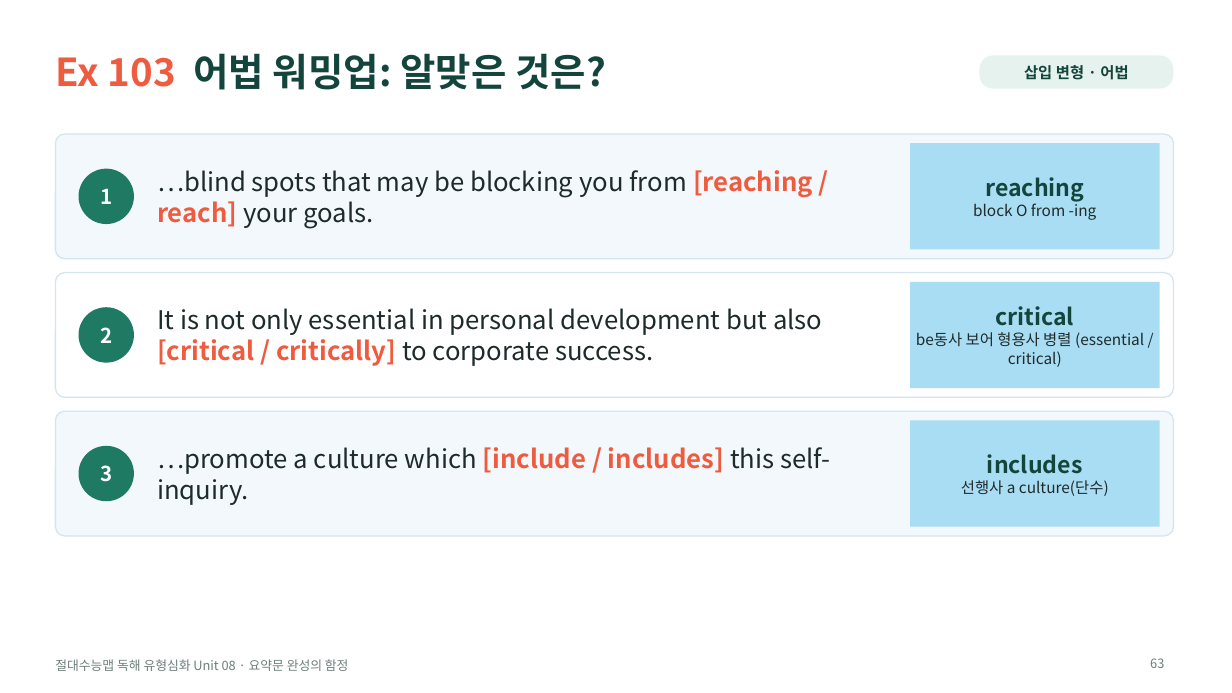
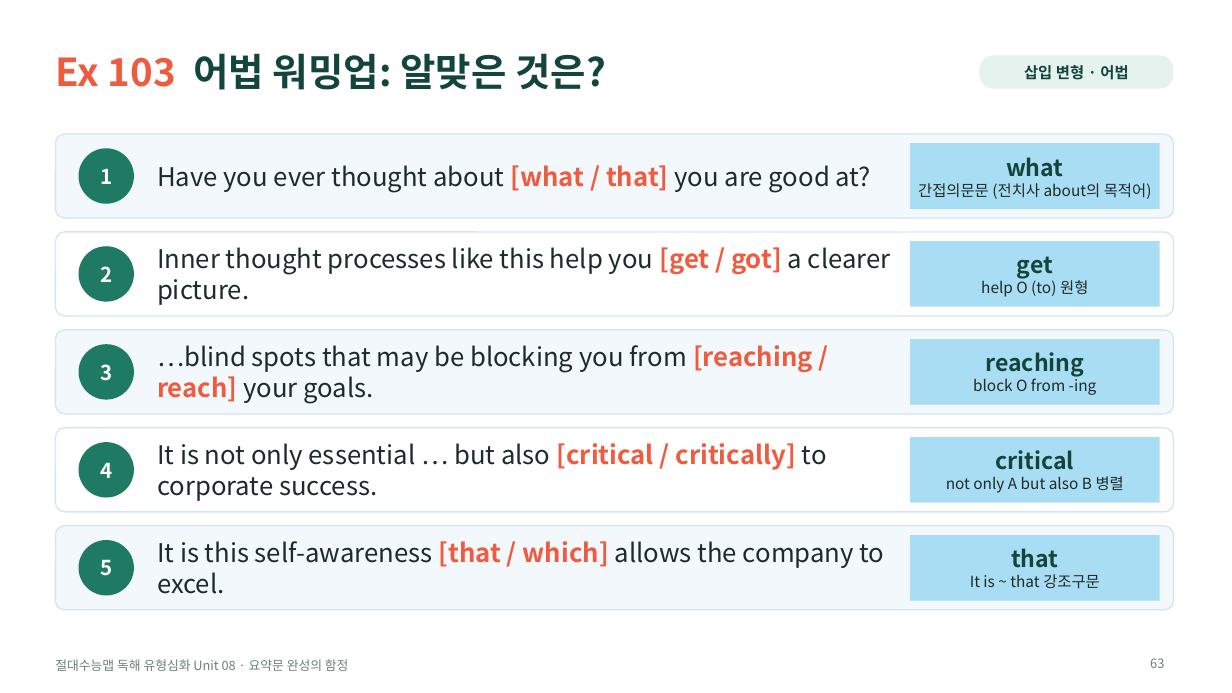
Before and after one commit to HUFSDavid/HUFSDavid, a slide deck: slide 63 of 절대수능맵_독해유형심화_Unit08_수업PPT.pptx. Drawn at 1232x693 pixels with LibreOffice and Linux fonts; fonts in the diff are those of the drawing. Boxes give left, top, right and bottom in pixels: in the first picture for what was removed or moved away, otherwise in the second. Text is boxed around its words. In the diff, an @@ line names an element or a change of style, - is before the commit and + after.

```diff
--- a/절대수능맵_독해유형심화_Unit08_수업PPT.pptx
+++ b/절대수능맵_독해유형심화_Unit08_수업PPT.pptx
@@ rounded rectangle: place and size @@
-rounded rectangle at (55,134,1174,259)
+rounded rectangle at (55,134,1174,218)
@@ ellipse "1": place and size @@
-ellipse "1" at (79,168,134,224)
+ellipse "1" at (79,148,134,203)
@@ rectangle added at (910,143,1160,209), fill #A9DDF3, 12 pt, text #1E2B2A @@
+what
+간접의문문 (전치사 about의 목적어)
@@ text at (157,165,871,192): text changed @@
-…blind spots that may be blocking you from [reaching / reach] your goals.
+Have you ever thought about [what / that] you are good at?
@@ rounded rectangle: place and size @@
-rounded rectangle at (55,273,1174,397)
+rounded rectangle at (55,232,1174,316)
@@ ellipse "2": place and size @@
-ellipse "2" at (79,308,134,363)
+ellipse "2" at (79,247,134,302)
@@ text added at (157,247,891,305), 20 pt, text #1E2B2A @@
+Inner thought processes like this help you [get / got] a clearer picture.
@@ rectangle "get": place and size @@
-rectangle "get" at (910,282,1160,388)
+rectangle "get" at (910,241,1160,307)
@@ text in rectangle at (981,256,1088,297): text changed @@
-critical
-be동사 보어 형용사 병렬 (essential / critical)
+get
+help O (to) 원형
@@ proportions changed in 3 elements at (55,134,1174,218), (55,232,1174,316), (55,330,1174,414) @@
@@ rounded rectangle: place and size @@
-rounded rectangle at (55,411,1174,536)
+rounded rectangle at (55,330,1174,414)
@@ ellipse "3": place and size @@
-ellipse "3" at (79,446,134,502)
+ellipse "3" at (79,345,134,400)
@@ text at (157,345,813,404): text changed @@
-…promote a culture which [include / includes] this self-inquiry.
+…blind spots that may be blocking you from [reaching / reach] your goals.
@@ rectangle "reaching": place and size @@
-rectangle "reaching" at (910,143,1160,250)
+rectangle "reaching" at (910,339,1160,405)
@@ rounded rectangle added at (55,428,1174,512), fill #FFFFFF, outline #D3E5EE 1 pt @@
@@ ellipse added at (79,443,134,498), fill #1F7A64, 16 pt, text #FFFFFF, bold @@
+4
@@ text at (157,443,827,501): text changed @@
-It is not only essential in personal development but also [critical / critically] to corporate success.
+It is not only essential … but also [critical / critically] to corporate success.
@@ rectangle removed at (910,421,1160,527) @@
-includes
-선행사 a culture(단수)
@@ rectangle added at (910,437,1160,503), fill #A9DDF3, 12 pt, text #1E2B2A @@
+critical
+not only A but also B 병렬
@@ rounded rectangle added at (55,526,1174,610), fill #F2F8FB, outline #D3E5EE 1 pt @@
@@ rectangle added at (910,535,1160,601), fill #A9DDF3, 12 pt, text #1E2B2A @@
+that
+It is ~ that 강조구문
@@ ellipse added at (79,540,134,595), fill #1F7A64, 16 pt, text #FFFFFF, bold @@
+5
@@ text added at (157,541,885,594), 20 pt, text #1E2B2A @@
+It is this self-awareness [that / which] allows the company to excel.
```
Also in this commit, not shown: 38 other slides changed, 16 slides added, 15 slides removed, 3 other files.
